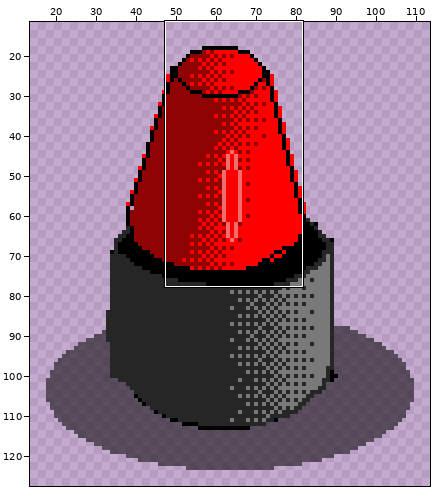
Two versions of one pixel-art file, Assets/Sprites/ids.aseprite. Above: a wide view before the commit, with the close-up outlined.
Close-up. The starting point:
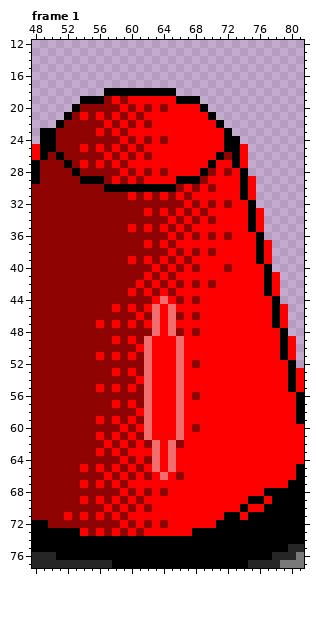
128x128 pixels, 1 frame. Colours within 5 levels of each other are drawn and written as one. Shown: frame 1: x 48..81, y 12..77. The wide view leaves out empty margins. The commit also changed other frames or places, which this record leaves out.
The same view after the edit:
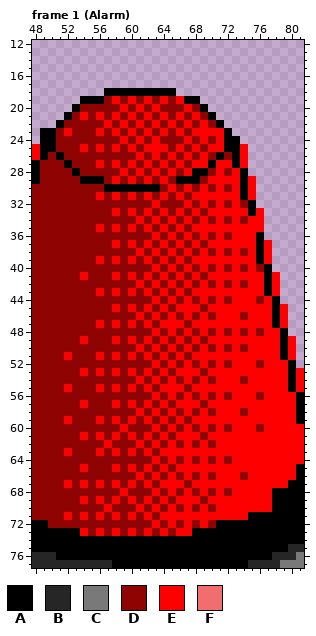
Palette (. is transparent): A #000000  B #272626  C #797979  D #8f0303  E #ff0000  F #f26e6e
Change:
--- frame 1 (Alarm), layer "Top"
@@ x 48..81 @@
 18 .........AAAAAAAAA................
-19 ......AAADEDEEEEEEAAA.............
-20 .....ADDDDDEDEDEDEEEEA............
-21 ....ADEDEDEDEDEEEEEEEEA...........
-22 ...ADDDDDEDEDEDEEEEEEEEA..........
-23 .AADDDDDEDEDEEEEEEEEEEEEA.........
-24 .AADDDDDDDDEDEDEDEEEEEEEAA........
-25 EAADDDEDEDEDEDEEEEEEEEEEAAE.......
-26 EADADDDDDEDEDEDEEEEEEEEADAE.......
-27 ADDDADEDEDEDEEEEEEEEEEAEEAE.......
-28 ADDDDADDDDDEDEDEDEEEEADEDEA.......
-29 ADDDDDAAADEDEDEEEEAAADEEEEAE......
-30 DDDDDDDDDAAAAAAAAADEDEDEEEAE......
-31 DDDDDDDDDDDDEDEDEDEDEEEEEEAE......
-32 DDDDDDDDDDDDDDDDDDDEDEDEDEEA......
-33 DDDDDDDDDDDDDDEDEDEDEDEEEEEAE.....
-34 DDDDDDDDDDDDDDDDDEDEDEDEEEEAE.....
-35 DDDDDDDDDDDDEDEDEDEDEEEEEEEAE.....
-36 DDDDDDDDDDDDDDDDDEDEDEDEDEEEA.....
-37 DDDDDDDDDDDDDDEDEDEEEEEEEEEEAE....
-38 DDDDDDDDDDDDDDDDDEDEDEDEEEEEAE....
-39 DDDDDDDDDDDDEDEDEDEDEEEEEEEEAE....
-40 DDDDDDDDDDDDDDDEDEDEDEEEDEEEEA....
-41 DDDDDDDDDDDDDDEDEDEEEEEEEEEEEAE...
-42 DDDDDDDDDDDDDEDEDEDEDEDEEEEEEAE...
-43 DDDDDDDDDDDDEDEDEDEEEEEEEEEEEAE...
-44 DDDDDDDDDDDDDDDEFEDEDEEEEEEEEEA...
-45 DDDDDDDDDDEDEDEFEFEEEEEEEEEEEEAE..
-46 DDDDDDDDDDDDDEDFEFDEDEEEEEEEEEAE..
-47 DDDDDDDDEDEDEDEFEFEEEEEEEEEEEEAE..
-48 DDDDDDDDDDDDDDDFEFDEDEEEEEEEEEEA..
-49 DDDDDDDDDDEDEDFEEEFEEEEEEEEEEEEAE.
-50 DDDDDDDDDDDDDEFEEEFEEEEEEEEEEEEAE.
-51 DDDDDDDDEDEDEDFEEEFEEEEEEEEEEEEAE.
-52 DDDDDDDDDDDDDDFEEEFEDEEEEEEEEEEEA.
-53 DDDDDDDDDDEDEDFEEEFEEEEEEEEEEEEEAE
-54 DDDDDDDDDDDDDEFEEEFEEEEEEEEEEEEEAE
-55 DDDDDDDDEDEDEDFEEEFEEEEEEEEEEEEEAE
-56 DDDDDDDDDDDDDDFEEEFEDEEEEEEEEEEEEA
-57 DDDDDDDDDDEDEDFEEEFEEEEEEEEEEEEEEA
-58 DDDDDDDDDDDDDEFEEEFEEEEEEEEEEEEEEA
-59 DDDDDDDDEDEDEDFEEEFEEEEEEEEEEEEEEA
-60 DDDDDDDDDDDEDEFEEEFEDEEEEEEEEEEEEE
-61 DDDDDDDDEDEDEDFEEEFEEEEEEEEEEEEEEE
-62 DDDDDDDDDEDEDEDFEFDEEEEEEEEEEEEEEE
-63 DDDDDDDDEDEDEEEFEFEEEEEEEEEEEEEEEE
-64 DDDDDDDDDDDEDEDFEFEEEEEEEEEEEEEEEE
-65 DDDDDDEDEDEDEDEFEFEEEEEEEEEEEEEEEA
-66 DDDDDDDDDEDEDEDEFEDEEEEEEEEEEEEEEA
-67 DDDDDDEDEDEDEEEEEEEEEEEEEEEEEEEEAA
-68 DDDDDDDDDDDEDEDEDEEEEEEEEEEEEAAAAA
-69 DDDDDDEDEDEDEDEEEEEEEEEEEEEAAEAAAA
-70 DDDDDDDDDEDEDEDEEEEEEEEEEEAEEAAAAA
-71 DDDDEDEDEDEDEEEEEEEEEEEEAAEAAAAAAA
-72 AADDDDDDDDDEDEDEDEEEEEEAAAAAAAAAAA
-73 AAAAAAEDEDEDEDEEEEEEAAAAAAAAAAAAAA
+19 ......AAADEDEDEDEDEAA.............
+20 .....ADDDDDEDEDEDDDEDA............
+21 ....ADEDEDEDEDEDEDEDEDA...........
+22 ...ADDDDDEDEDEDEDEDEDEDA..........
+23 .AADEDDDEDEDEDEDEDEDEEEEA.........
+24 .AADDDDDDDDEDEDEDDDEDEDEAA........
+25 EAADDDEDEDEDEDEEEDEDEDEEAAE.......
+26 EADADDDDDDDDDEDEDEDEDEDADAE.......
+27 ADDDADDDEDEDEDEDEDEDEEAEEAE.......
+28 ADDDDADDDDDEDEDEDEDEAADEDEA.......
+29 ADDDDDAAADEDEDEDEDAAADEEEEAE......
+30 DDDDDDDDDAAAAAAADEDEDEDEDEAE......
+31 DDDDDDDDEDEDEDEDEDEDEEEEEEAE......
+32 DDDDDDDDDDDDDDDEDDDEDEDEDEDA......
+33 DDDDDDDDDDEDEDEDEDEDEDEEEEEAE.....
+34 DDDDDDDDDDDDDEDEDEDEDEDEDEDEE.....
+35 DDDDDDDDEDEDEDEDEDEDEEEEEEEEE.....
+36 DDDDDDDDDDDDDDDEDEDEDEDEDEEEA.....
+37 DDDDDDDDDDEDEDEDEDEDEDEEEEEEAE....
+38 DDDDDDDDDDDDDEDEDEDEDEDEDEDEAE....
+39 DDDDDDDDEDEDEDEDEDEDEEEEEEEEAE....
+40 DDDDDDDDDDDDDDDEDEDEDEDEDEDEDA....
+41 DDDDDDEDDDEDEDEDEDEDEDEEEEEEEAE...
+42 DDDDDDDDDDDDDEDEDEDEDEDEDEDEEAE...
+43 DDDDDDDDEDEDEDEDEDEDEEEEEEEEEAE...
+44 DDDDDDDDDDDDDDDEDEDEDEDEDEEEDEA...
+45 DDDDDDDDDDEDEDEDEDEEEDEEEEEEEEAE..
+46 DDDDDDDDDDDDDEDEDEDEDEDEEEDEEEAE..
+47 DDDDDDDDEDEDEDEDEEEDEEEEEEEEEEAE..
+48 DDDDDDDDDDDDDDDEDEDEDEDEDEDEDEEA..
+49 DDDDDDEDDDEDEDEDEDEDEDEEEEEEEEEAE.
+50 DDDDDDDDDDDDDEDEDEDEDEDEDEDEEEEAE.
+51 DDDDEDDDEDEDEDEDEDEDEEEEEEEEEEEAE.
+52 DDDDDDDDDDDDDDDEDEDEDEDEDEEEDEEEA.
+53 DDDDDDEDEDEDEDEDEDEEEDEEEEEEEEEEAE
+54 DDDDDDDDDDDDDEDEDEDEDEDEEEDEEEEEAE
+55 DDDDEDDDEDEDEDEDEEEDEEEEEEEEEEEEAE
+56 DDDDDDDDDDDDDDDEDEDEDEDEDEEEDEEEEA
+57 DDDDDDEDDDEDEDEDEDEEEDEEEEEEEEEEEA
+58 DDDDDDDDDDDDDEDEDEDEDEDEEEDEEEEEEA
+59 DDDDEDDDEDEDEDEDEDEDEEEEEEEEEEEEEA
+60 DDDDDDDDDDDEDDDEDEDEDEDEDEEEDEEEEE
+61 DDDDDDEDEDEDEDEDEDEEEDEEEEEEEEEEEE
+62 DDDDDDDDDEDDDEDEDEDEDEDEEEEEEEEEEE
+63 DDDDEDDDEDEDEDEDEEEEEEEEEEEEEEEEEE
+64 DDDDDDDDDDDDDDDEDEDEDEDEDEEEEEEEEE
+65 DDDDDDEDDDEDEDEDEDEEEEEEEEEEEEEEEA
+66 DDDDDDDDDDDDDEDEDEDEDEDEEEDEEEEEEA
+67 DDDDEDEDEDEDEDEDEEEDEEEEEEEEEEEEAA
+68 DDDDDDDDDDDEDDDEDEDEDEDEDEEEEEAAAA
+69 DDDDDDEDEDEDEDEDEDEEEDEEEEEEEEAAAA
+70 DDDDDDDDDEDDDEDEDEDEDEDEEEEEEEAAAA
+71 DDDDEDEDEDEDEDEDEEEEEEEEEEEAAAAAAA
+72 AADDDDDDDDDDDDDEDEDEDEDAAAAAAAAAAA
+73 AAAAAAEDEDEDEDEDEDEEAAAAAAAAAAAAAA
 74 AAAAAAAAAAAAAAAAAAAAAAAAAAAAAAAAAA
Changed places in both close-ups, as pixel boxes (x1, y1, x2, y2):
changed: (64, 96, 272, 536)
